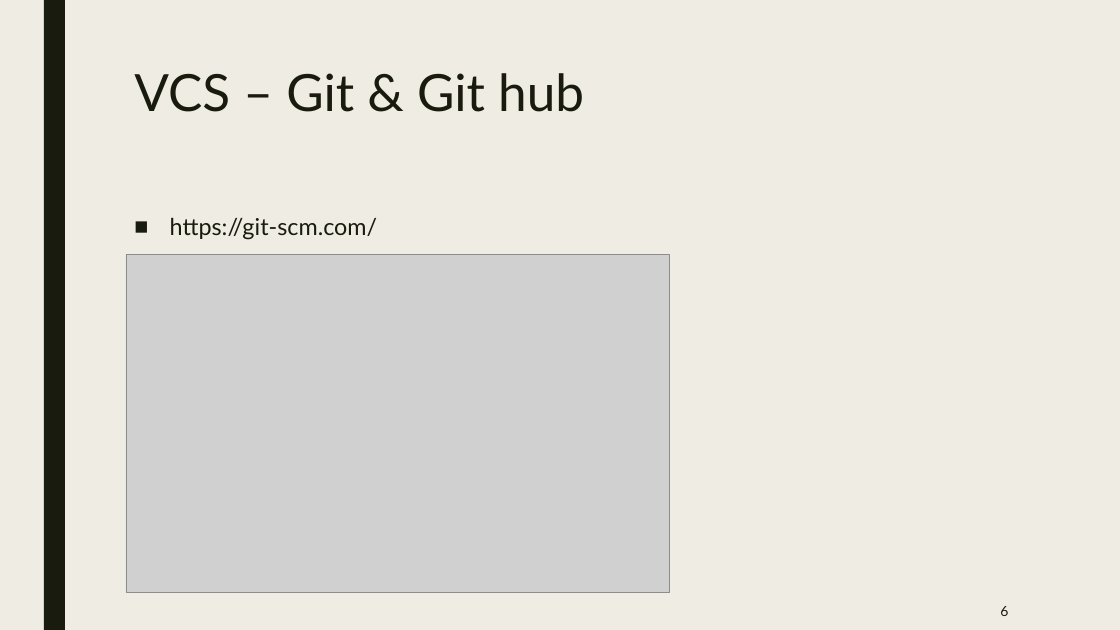
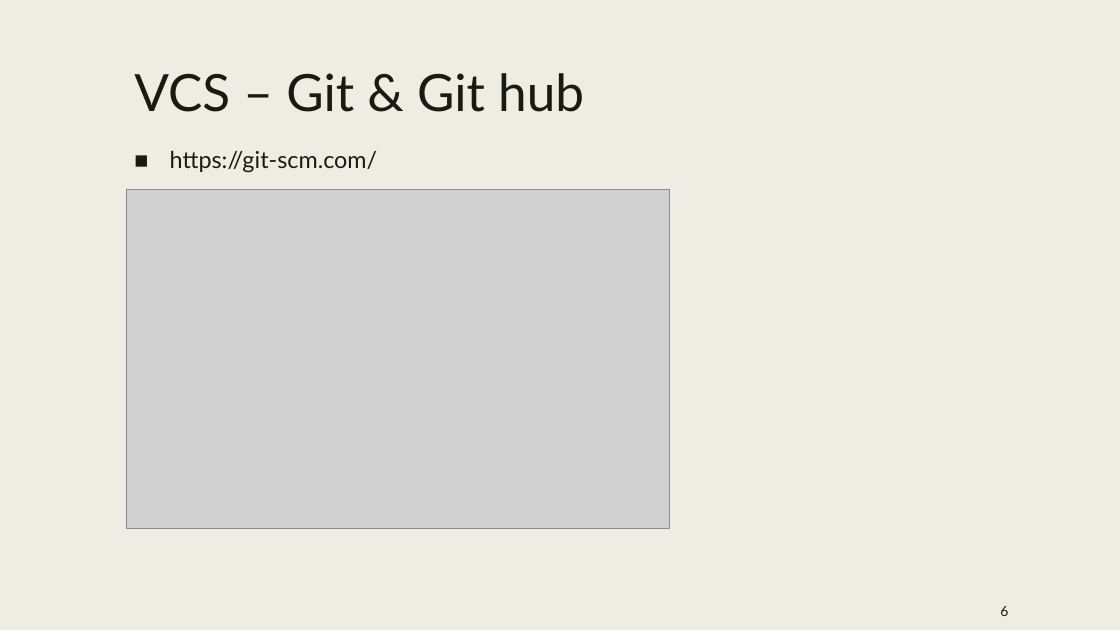
Before and after one commit to aapplle123/php_course, a slide deck: slide 6 of slides/phpV202211111.pptx. Drawn at 1120x630 pixels with LibreOffice and Linux fonts; fonts in the diff are those of the drawing; grey boxes stand for pictures; background and template pictures are left out. Boxes give left, top, right and bottom in pixels: in the first picture for what was removed or moved away, otherwise in the second. Text is boxed around its words. In the diff, an @@ line names an element or a change of style, - is before the commit and + after.

```diff
--- a/slides/phpV202211111.pptx
+++ b/slides/phpV202211111.pptx
@@ rectangle removed at [44,0,65,630] @@
@@ text "https://git-scm.com/": place and size @@
-text "https://git-scm.com/" at [170,217,378,240]
+text "https://git-scm.com/" at [170,150,378,173]
@@ picture: place and size @@
-picture at [126,255,670,593]
+picture at [126,189,670,528]
```
Also in this commit, not shown: 9 other slides changed, 1 slide added, 1 slide removed.
